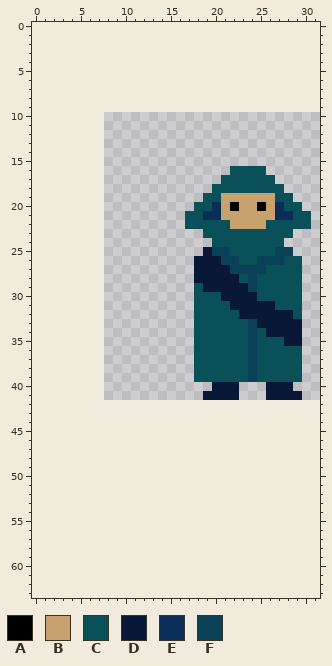
One commit to this pixel-art file: proj_2_ghosts/assets/ghost_hunter.aseprite. The picture above was drawn from the file before the commit.
32x32 pixels, 1 frame. The old version is drawn lined up with the new one, on the new canvas.
Palette (. is transparent): A #000000  B #c8a26e  C #0a5058  D #091837  E #0a2e58  F #0a4158
Pixels before, first column x 17:
16 .....CCCC.....
17 ....CCCCCC....
18 ...CCCCCCCC...
19 ..CCBBBBBBCC..
20 .CCEBABBABECC.
21 CCEEBBBBBBEECC
22 CCCCCBBBBCCCCC
23 ..CCCCCCCCCC..
24 ...CCCCCCCC...
25 ..DFFCCCCCFF..
26 .DDDFFCCFFFCC.
27 .DDDDFFFFCCCC.
28 .DDDDDCFCCCCC.
29 .CDDDDDFCCCCC.
30 .CCCDDDDCCCCC.
31 .CCCCDDDDDCCC.
32 .CCCCCDDDDDDC.
33 .CCCCCCFDDDDD.
34 .CCCCCCFCDDDD.
35 .CCCCCCFCCCDD.
36 .CCCCCCFCCCCC.
37 .CCCCCCFCCCCC.
38 .CCCCCCFCCCCC.
39 .CCCCCCFCCCCC.
40 ...DDD...DDD..
41 ..DDDD...DDDD.
The result:
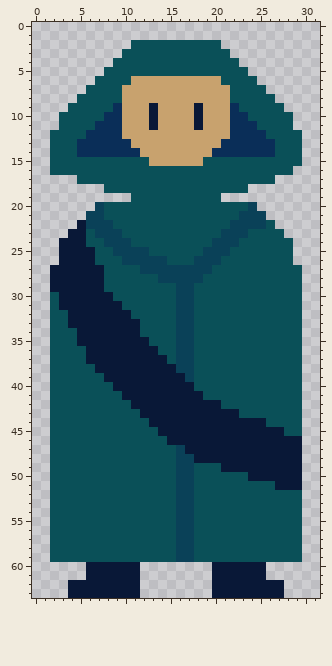
Change:
canvas 32x32 -> 32x64, the old top-left corner now at 8,10 (the part of the old canvas that was cut away was empty and is not shown)
Changed rows in their new state; - is an unchanged pixel.
first column x 2:
 2 ---------CCCCCCCCCC----------
 3 --------CCCCCCCCCCCC---------
 4 -------CCCCCCCCCCCCCC--------
 5 ------CCCCCCCCCCCCCCCC-------
 6 -----CCCCBBBBBBBBBBCCCC------
 7 ----CCCCBBBBBBBBBBBBCCCC-----
 8 ---CCCCCBBBBBBBBBBBBCCCCC----
 9 --CCCCCEBBBDBBBBDBBBECCCCC---
10 -CCCCCEEBBBDBBBBDBBBEECCCCC--
11 -CCCCEEEBBBDBBBBDBBBEEECCCC--
12 CCCCEEEEBBBBBBBBBBBBEEEECCCC-
13 CCCEEEEEEBBBBBBBBBBEEEEEECCC-
14 CCCEEEEEEEBBBBBBBBEEEEEEECCC-
15 CCCCCCCCCCCBBBBBBCCCCCCCCCCC-
16 CCCCCCCCCCCCCCCCCCCC----CCC--
17 ---CCCCCCCCCCCCCCCC----------
18 ------CCCCCCCCCCCC----....---
19 ---------CCCCCCCC--........--
20 -----FCCCCCCCCCC--CCCCF.....-
21 ----FFCCCCCCCCC--CCCCFFF.....
22 ---DFFFCCCCCCCC-----FFFF-....
23 --DDCFFFCCCCCCCCC--FFF----.--
24 -DDDCCFFFCCCCCCCCCFFF-----C--
25 -DDDDCCFFFFCCCCCCF-------CC--
26 -DDDDCCCFFFFFCCCFFFCC--CCC-.-
27 DDDDDDCCCCFFFFFFFFCCCCCC-----
28 DDDDDDCCCCCCFFFFFCCCC-C------
29 DDDDDDCCCCCCCCFF-CCCCCC------
30 CDDDDDDCCCCCCCFF---CCCC------
31 CDDDDDDDCCCCCCFF----CCCCC----
32 CCDDDDDDDCCCCCFF-----CCCCCC--
33 CCDDDDDDDDCCCCFF------CCCCCC-
34 CCCDDDDDDDCCCCFF------C-CCCC-
35 CCCDDDDDDDDCCCFF------C---CC-
36 CCCCDDDDDDDDCCFF------C------
37 CCCCDDDDDDDDDCFF------C------
38 CCCCCDDDDDDDDDFF------C------
39 CCCCCCDDDDDDDDDF------C------
40 CCCCCCCDDDDDDDDDCCCCCCCCCCCC-
41 CCCCCCCCDDDDDDDDDCCCCCCCCCCC-
42 CCCCCCCCCDDDDDDDDDDCCCCCCCCC-
43 CCCCCCCCCCDDDDDDDDDDDCCCCCCC-
44 CCCCCCCCCCCDDDDDDDDDDDDDCCCC-
45 CCCCCCCCCCCCDDDDDDDDDDDDDDCC-
46 CCCCCCCCCCCCCDDDDDDDDDDDDDDD-
47 CCCCCCCCCCCCCCFDDDDDDDDDDDDD-
48 CCCCCCCCCCCCCCFFDDDDDDDDDDDD-
49 CCCCCCCCCCCCCCFFCCCDDDDDDDDD-
50 CCCCCCCCCCCCCCFFCCCCCCDDDDDD-
51 CCCCCCCCCCCCCCFFCCCCCCCCCDDD-
52 CCCCCCCCCCCCCCFFCCCCCCCCCCCC-
53 CCCCCCCCCCCCCCFFCCCCCCCCCCCC-
54 CCCCCCCCCCCCCCFFCCCCCCCCCCCC-
55 CCCCCCCCCCCCCCFFCCCCCCCCCCCC-
56 CCCCCCCCCCCCCCFFCCCCCCCCCCCC-
57 CCCCCCCCCCCCCCFFCCCCCCCCCCCC-
58 CCCCCCCCCCCCCCFFCCCCCCCCCCCC-
59 CCCCCCCCCCCCCCFFCCCCCCCCCCCC-
60 ----DDDDDD--------DDDDDD-----
61 ----DDDDDD--------DDDDDD-----
62 --DDDDDDDD--------DDDDDDDD---
63 --DDDDDDDD--------DDDDDDDD---
